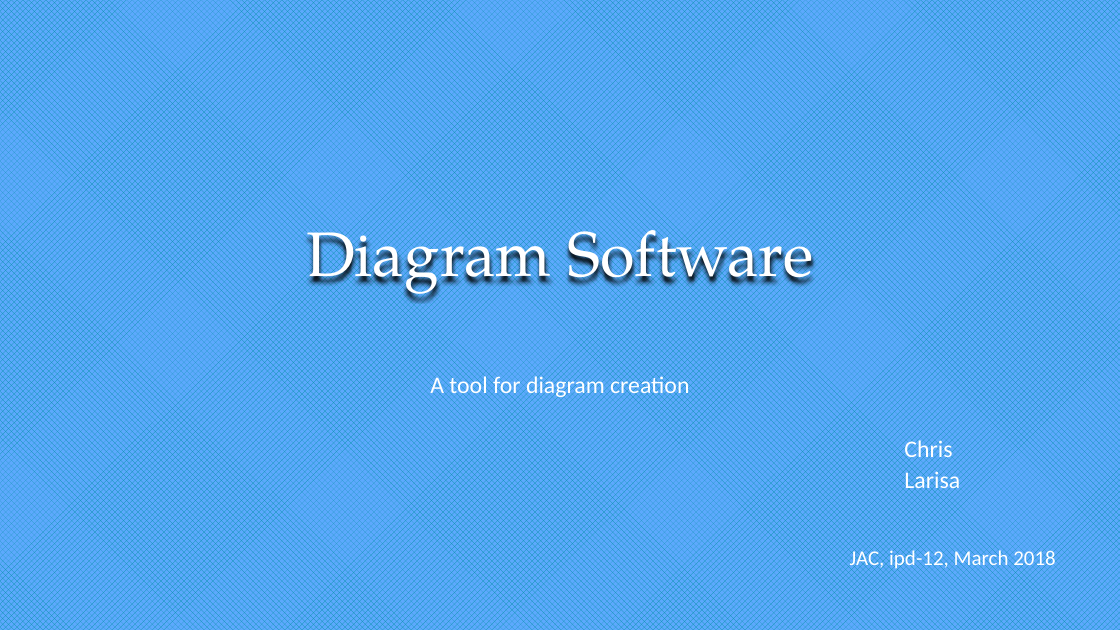
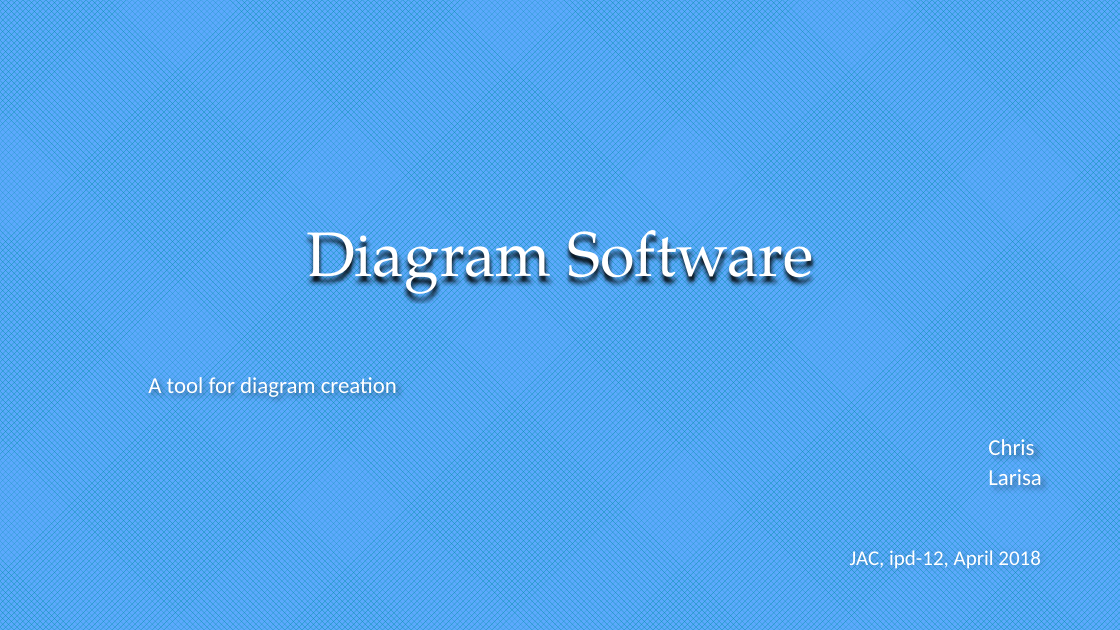
Before and after one commit to loritta/dotnetProject2018, a slide deck: slide 1 of Presentation.pptx. Drawn at 1120x630 pixels with LibreOffice and Linux fonts; fonts in the diff are those of the drawing. Boxes give left, top, right and bottom in pixels: in the first picture for what was removed or moved away, otherwise in the second. Text is boxed around its words. In the diff, an @@ line names an element or a change of style, - is before the commit and + after.

```diff
--- a/Presentation.pptx
+++ b/Presentation.pptx
@@ subtitle "A tool for diagram creation" at [148,376,1042,487]: size 20.4 to 19.6 pt; alignment centre to left @@
@@ text at [850,548,1041,572]: text changed @@
-JAC, ipd-12, March 2018
+JAC, ipd-12, April 2018
```
Also in this commit, not shown: 5 other slides changed, 1 slide added, 2 slides removed, 2 other files.
